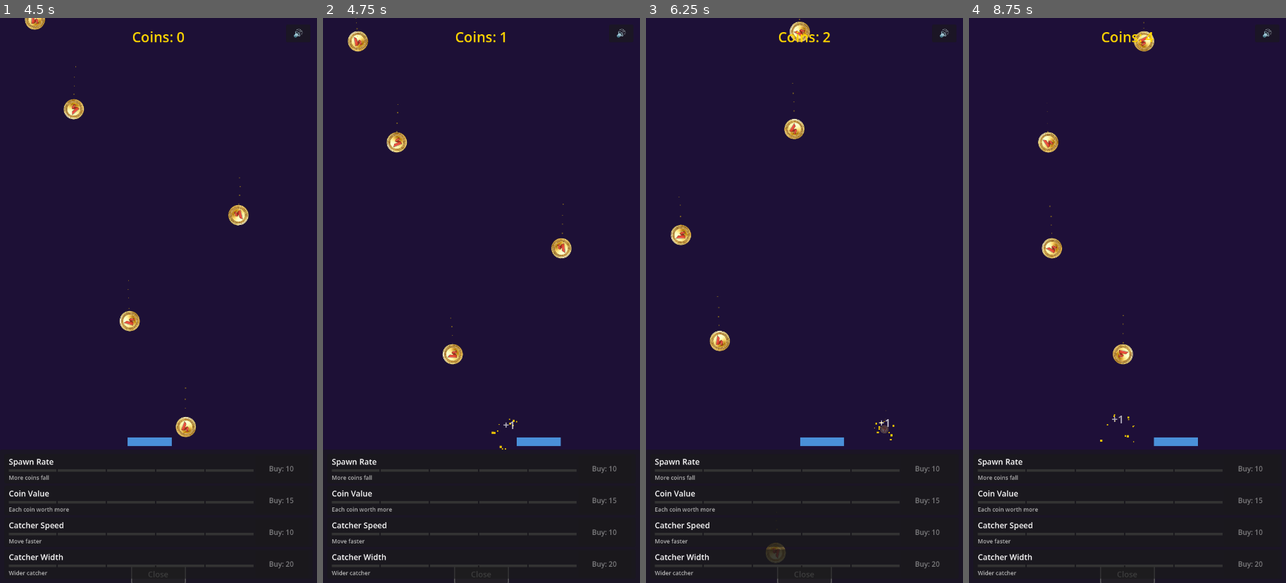
Above: before the commit, frames 1-4 (left to right).
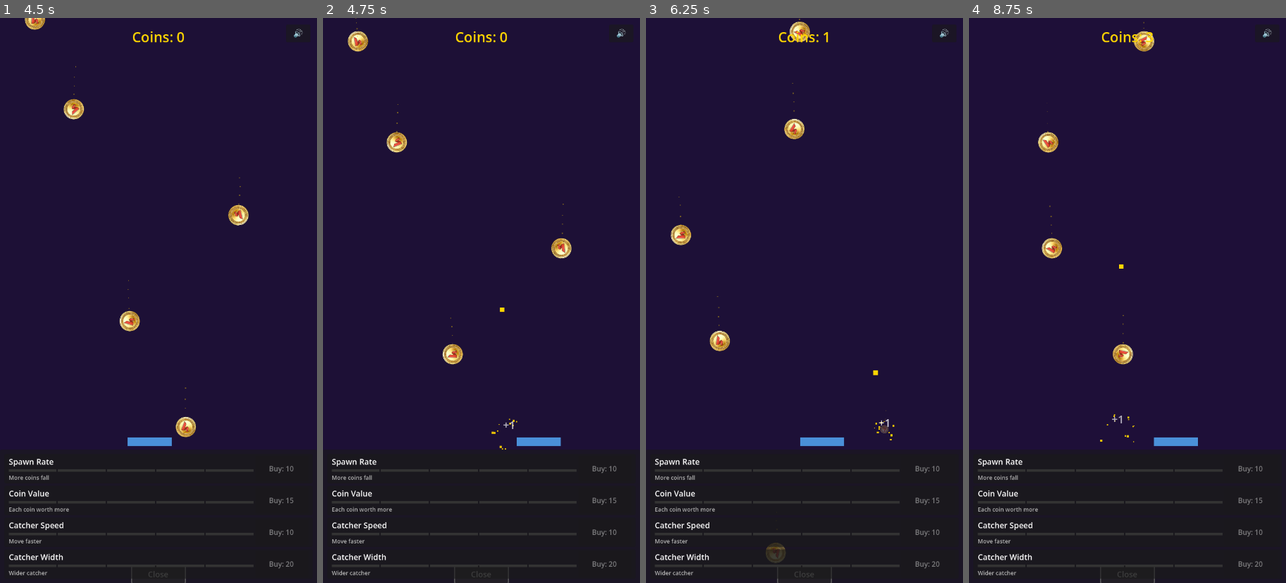
Above: after the commit, the same moments.

Repository: flexion/flexcoins
Game: Godot game, scene res://scenes/main.tscn
Two runs of this game, one before a commit and one after it. Both use one fixed random seed, a clock stepped at 60 frames per second and the inputs below. Sound files missing from this copy of the repository are replaced by a short silence.
Inputs:
- Up to frame 1 (4.5 s): click "🔊" at 0.5 s; click "🔇" at 1.25 s; click "Shop" at 2 s; hold Right (move_right) 2.78-3.53 s; hold Left (move_left) 3.53-4.28 s; hold Right (move_right) from 4.28 s (still down)
- Up to frame 2 (4.75 s): keep holding Right (move_right)
- Up to frame 3 (6.25 s): release Right (move_right) at 5.78 s; hold Left (move_left) from 5.78 s (still down)
- Up to frame 4 (8.75 s): release Left (move_left) at 8.03 s; hold Right (move_right) from 8.03 s (still down)

Frame 1 is identical in both runs. In frame 2, less than 0.1% of the frame differs, in the area x 55-58%, y 2-52%; in frame 3, less than 0.1%; in frame 4, less than 0.1%.

Commit message:
Add coin travel effect from collection point to HUD
When a coin is collected, a small gold icon arcs upward to the currency
label. Currency is added when the icon arrives, connecting action to reward.

Co-Authored-By: Claude Opus 4.6 <noreply@anthropic.com>

Diff:
--- a/scripts/catcher.gd
+++ b/scripts/catcher.gd
@@ -38,9 +38,11 @@
 
 func _on_area_entered(area: Area2D) -> void:
 	if area.has_method("collect"):
-		GameManager.add_currency(area.value)
-		_spawn_floating_text(area.global_position, area.value)
-		_spawn_collect_burst(area.global_position)
+		var value: int = area.value
+		var pos: Vector2 = area.global_position
+		GameManager.coin_collected.emit(value, pos)
+		_spawn_floating_text(pos, value)
+		_spawn_collect_burst(pos)
 		bling_sound.play()
 		area.collect()
 
--- a/scripts/game_manager.gd
+++ b/scripts/game_manager.gd
@@ -3,6 +3,7 @@
 signal currency_changed(new_amount: int)
 signal upgrade_purchased(upgrade_id: String)
 signal milestone_reached(amount: int)
+signal coin_collected(value: int, world_position: Vector2)
 
 const SAVE_PATH: String = "user://save.json"
 const MAX_OFFLINE_SECONDS: float = 28800.0  # 8 hours
--- a/scripts/hud.gd
+++ b/scripts/hud.gd
@@ -21,6 +21,7 @@
 	GameManager.currency_changed.connect(_on_currency_changed)
 	GameManager.upgrade_purchased.connect(_on_upgrade_purchased)
 	GameManager.milestone_reached.connect(_on_milestone_reached)
+	GameManager.coin_collected.connect(_on_coin_collected)
 	_on_currency_changed(GameManager.currency)
 	_create_upgrade_buttons()
 	shop_toggle.pressed.connect(_on_shop_toggle_pressed)
@@ -74,6 +75,35 @@
 func _on_welcome_dismissed() -> void:
 	welcome_panel.visible = false
 	GameManager.clear_offline_earnings()
+
+
+func _on_coin_collected(value: int, world_position: Vector2) -> void:
+	# Spawn a small gold circle that arcs up to the currency label
+	var icon := ColorRect.new()
+	icon.custom_minimum_size = Vector2(12.0, 12.0)
+	icon.size = Vector2(12.0, 12.0)
+	icon.color = Color(1.0, 0.84, 0.0, 1.0)
+	icon.position = world_position - Vector2(6.0, 6.0)
+	icon.mouse_filter = Control.MOUSE_FILTER_IGNORE
+	icon.z_index = 20
+	add_child(icon)
+	# Target: currency label center (in screen coords, which match CanvasLayer)
+	var target := Vector2(currency_label.global_position.x + currency_label.size.x / 2.0,
+			currency_label.global_position.y + currency_label.size.y / 2.0)
+	# Arc via a midpoint above
+	var mid := (icon.position + target) / 2.0 - Vector2(0.0, 150.0)
+	var tween := create_tween().set_ease(Tween.EASE_IN).set_trans(Tween.TRANS_QUAD)
+	tween.tween_method(func(t: float) -> void:
+		# Quadratic bezier: P = (1-t)^2*P0 + 2*(1-t)*t*P1 + t^2*P2
+		var start_pos := world_position - Vector2(6.0, 6.0)
+		var p := (1.0 - t) * (1.0 - t) * start_pos + 2.0 * (1.0 - t) * t * mid + t * t * target
+		icon.position = p
+		icon.scale = Vector2(1.0, 1.0).lerp(Vector2(0.5, 0.5), t)
+	, 0.0, 1.0, 0.4)
+	tween.tween_callback(func() -> void:
+		GameManager.add_currency(value)
+		icon.queue_free()
+	)
 
 
 func _on_mute_pressed() -> void:
